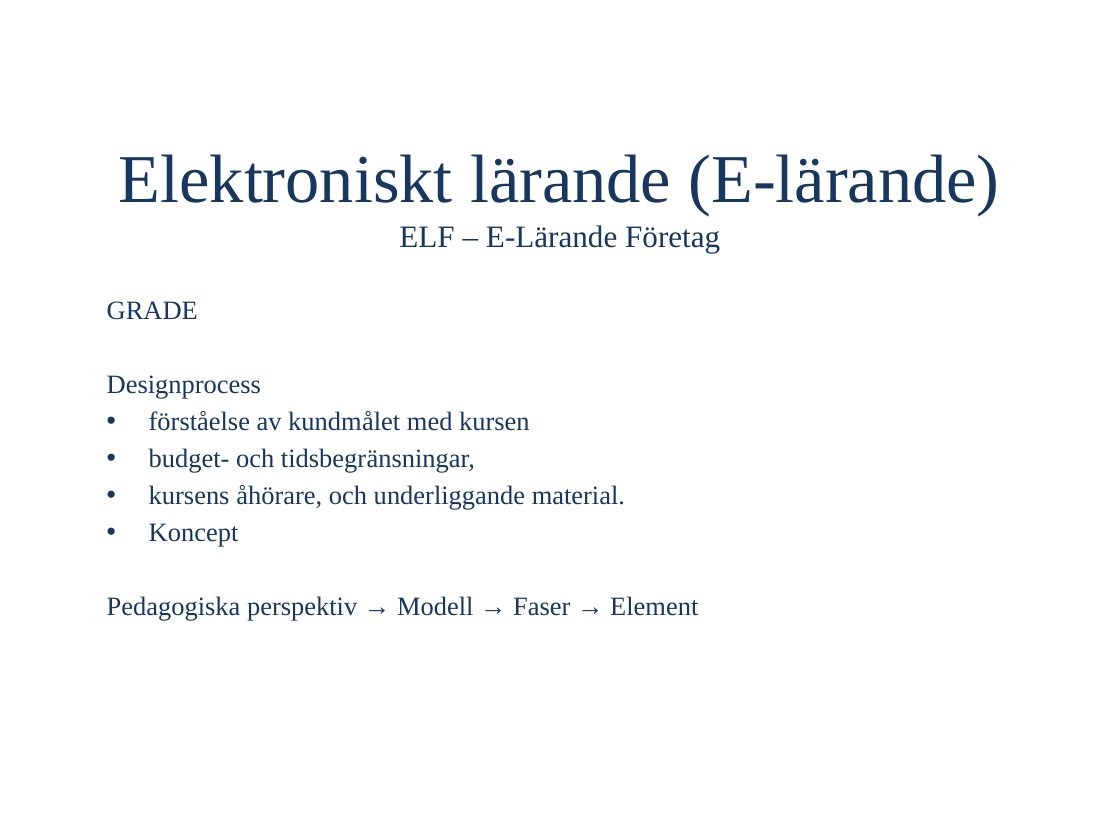
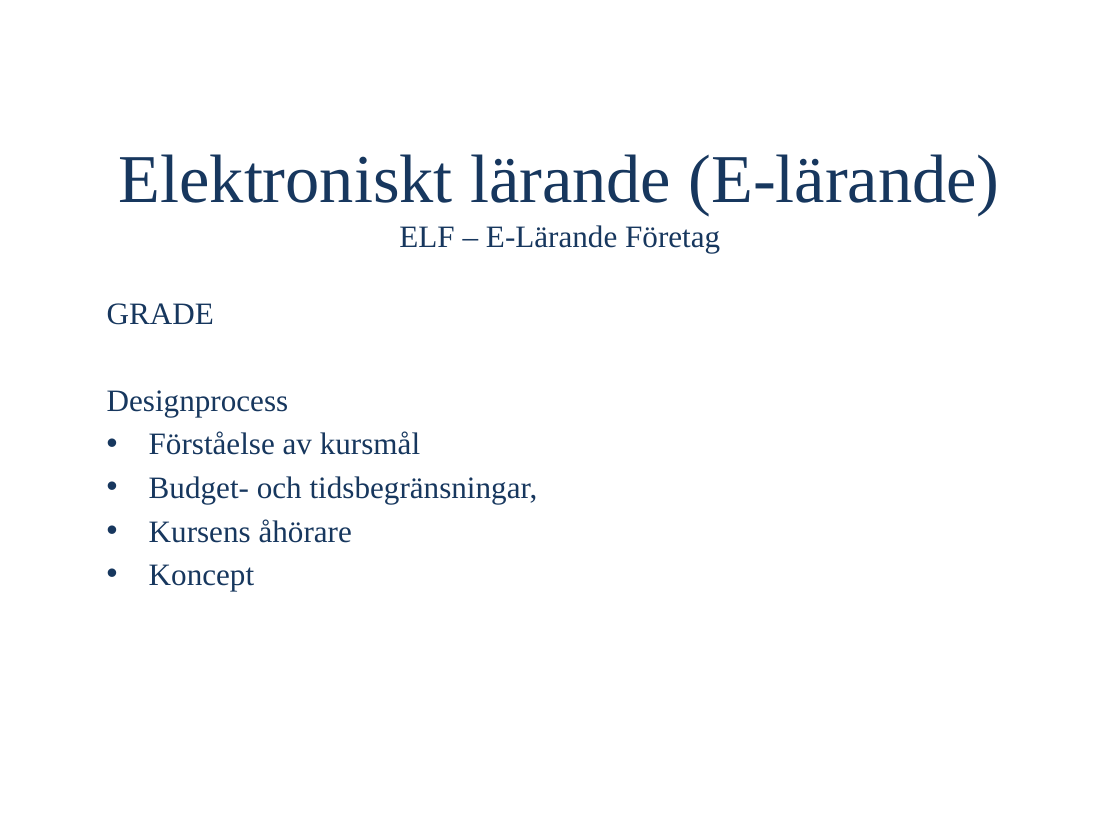
Before and after one commit to OliviaImner/thesis_document, a slide deck: slide 2 of Thesis/Presentation.pptx. Drawn at 1120x840 pixels with LibreOffice and Linux fonts; fonts in the diff are those of the drawing. Boxes give left, top, right and bottom in pixels: in the first picture for what was removed or moved away, otherwise in the second. Text is boxed around its words. In the diff, an @@ line names an element or a change of style, - is before the commit and + after.

```diff
--- a/Thesis/Presentation.pptx
+++ b/Thesis/Presentation.pptx
@@ subtitle at bbox=[107, 303, 289, 591]: size 17 to 20 pt in "GRADE", "Designprocess", "Koncept" @@
@@ subtitle at bbox=[149, 431, 538, 543]: text changed; size 17 to 20 pt @@
-• förståelse av kundmålet med kursen
-• budget- och tidsbegränsningar,
-• kursens åhörare, och underliggande material.
+• Förståelse av kursmål
+• Budget- och tidsbegränsningar,
+• Kursens åhörare
@@ subtitle at bbox=[107, 596, 698, 621]: paragraph removed @@
-Pedagogiska perspektiv → Modell → Faser → Element
```
Also in this commit, not shown: 5 other slides changed, 1 slide added.
